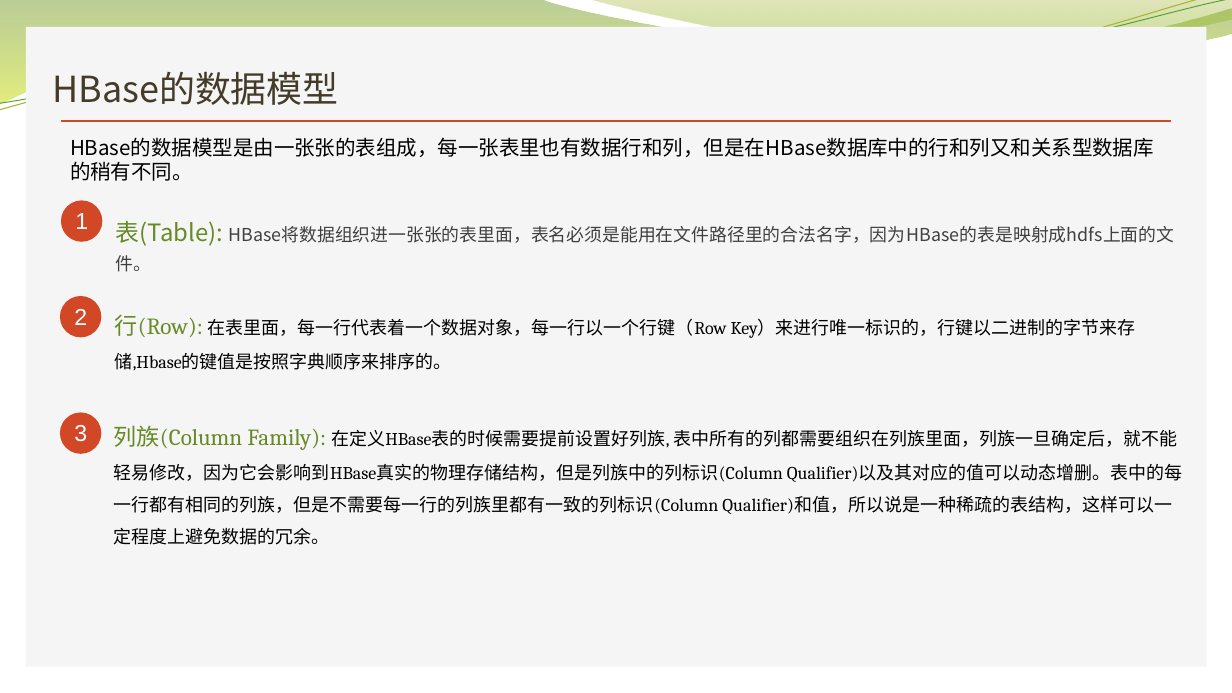
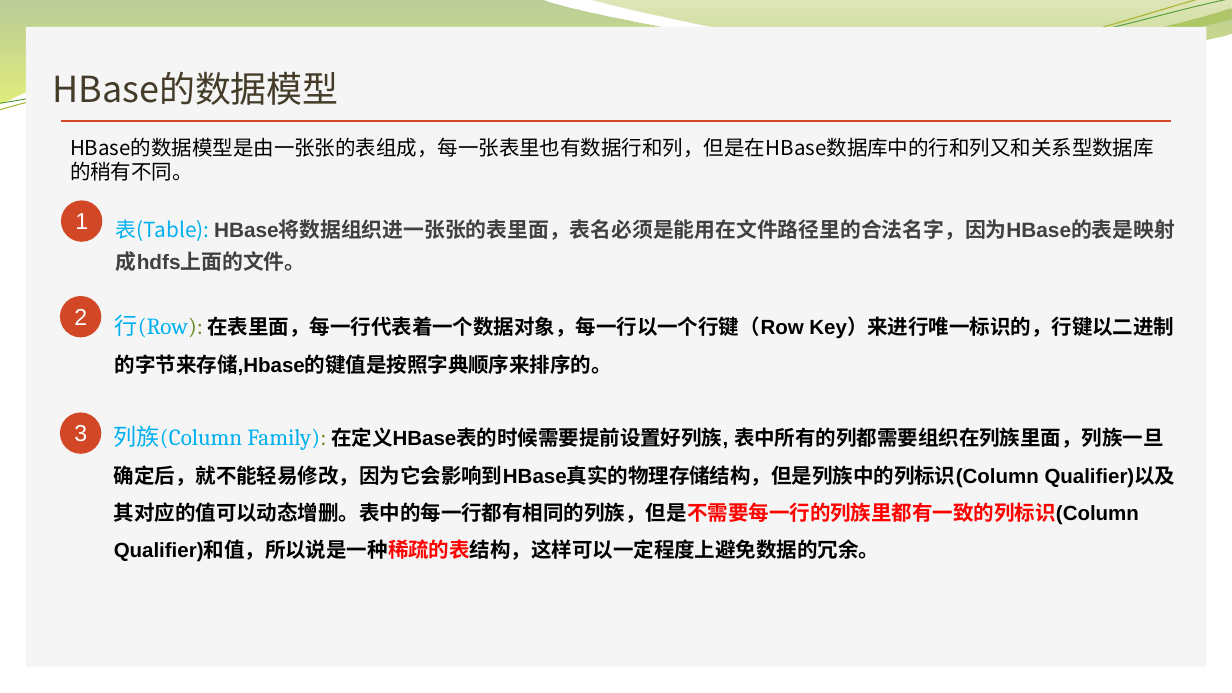
Before and after one commit to Zhangwusheng/Zhangwusheng.github.io, a slide deck: slide 3 of _posts/HBASE基本原理介绍副本2.pptx. Drawn at 1232x693 pixels with LibreOffice and Linux fonts; fonts in the diff are those of the drawing; background and template pictures are left out. Boxes give left, top, right and bottom in pixels: in the first picture for what was removed or moved away, otherwise in the second. Text is boxed around its words. In the diff, an @@ line names an element or a change of style, - is before the commit and + after.

```diff
--- a/_posts/HBASE基本原理介绍副本2.pptx
+++ b/_posts/HBASE基本原理介绍副本2.pptx
@@ text "表(Table): HBase将数据组织进一张张的表里面，表名必须是能用在文件路径里的合法名字，因为HBase的表是映射 ..." at [116,219,1175,271]: size 18.6 to 16.2 pt, text colour #678A26 to #00B0F0 in "表(Table):"; size 13.9 to 16.2 pt, font Noto Sans CJK SC to Arial, bold on in "HBase将数据组织进一张张的表里面，表名必须是能用在文件路径里的合法名字，因为HBase的表是映射成hdfs上面的文件 ..." @@
@@ text "行(Row): 在表里面，每一行代表着一个数据对象，每一行以一个行键（Row Key）来进行唯一标识的，行键以二进制的字 ..." at [115,314,1174,376]: size 14 to 16 pt, font Cambria to Arial, bold on; text colour #678A26 to #00B0F0 in "行(Row):" @@
@@ text "列族(Column Family): 在定义HBase表的时候需要提前设置好列族, 表中所有的列都需要组织在列族里面，列 ..." at [114,425,1176,561]: size 14 to 16 pt, font Cambria to Arial, bold on; text colour #678A26 to #00B0F0 in "列族(Column Family):"; text colour #000000 to #FF0000 in "Qualifier)以及其对应的值可以动态增删。表中的每一行都有相同的列族，但是不需要每一行的列族里都有一致的列标识(C ..." @@
```
Also in this commit, not shown: 12 other slides changed, 1 other file.
